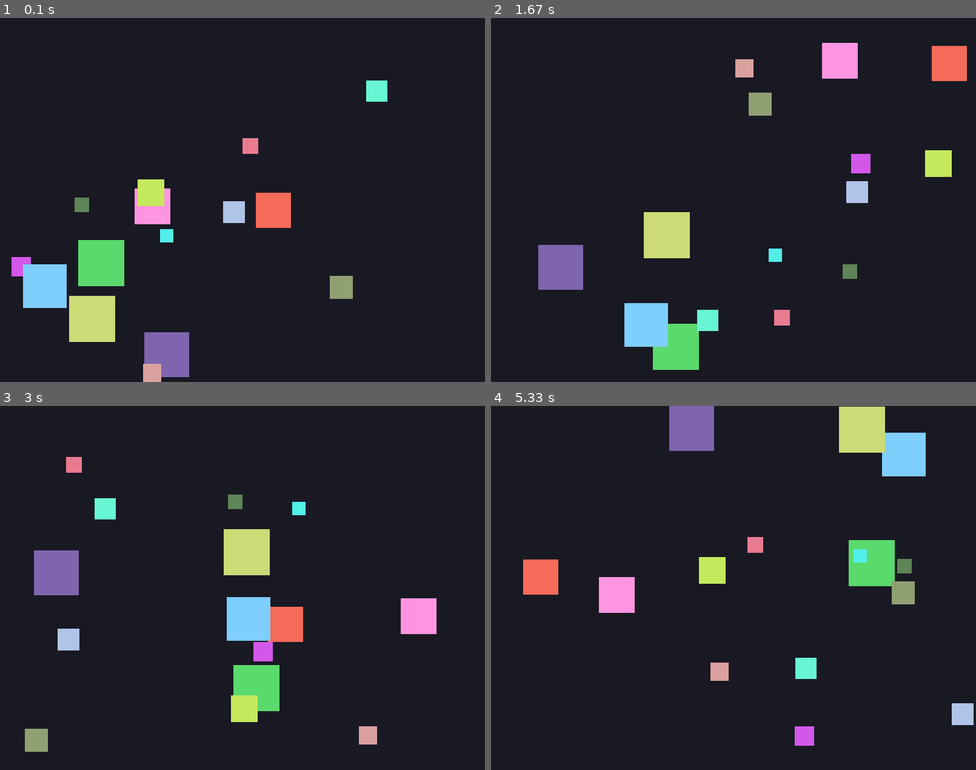
Above: before the commit, frames 1-4 (two rows, left to right).
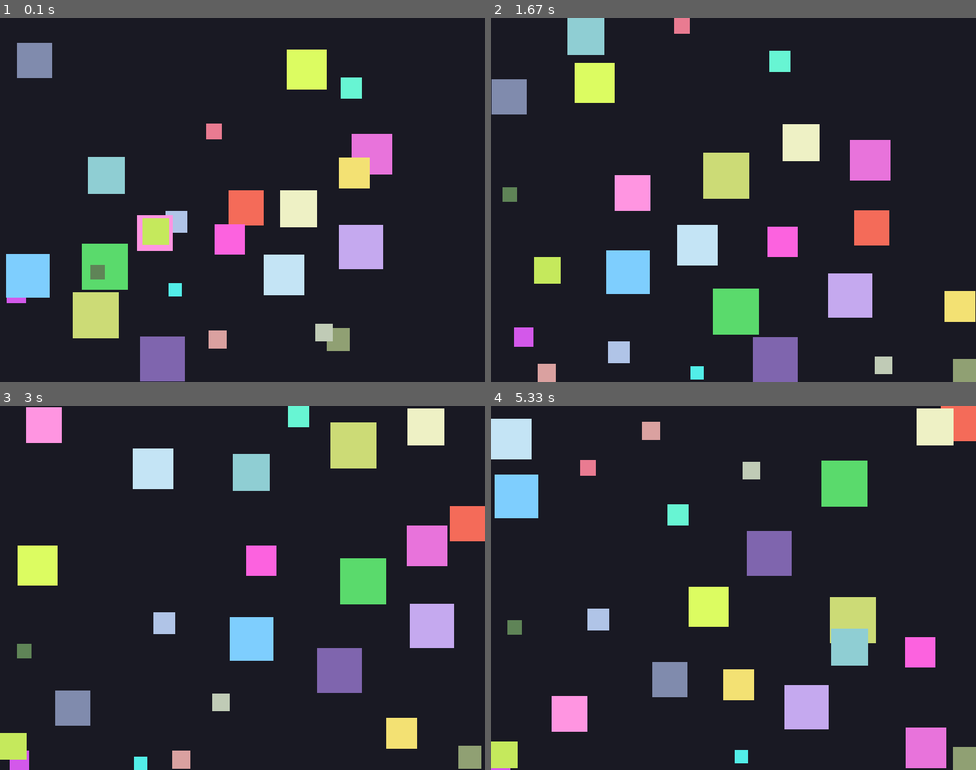
Above: after the commit, the same moments.

Repository: AbdullahSalman1/lab8-pygame
Game: pygame game, started from main_dict.py
Same seed, same stepped clock (60 frames per second), same inputs: the game is played once before the commit and once after it.
Inputs:
- Up to frame 1 (0.1 s): no input
- Up to frame 2 (1.67 s): no input
- Up to frame 3 (3 s): no input
- Up to frame 4 (5.33 s): no input

The runs differ from the first frame. In frame 1, 14% of the frame differs, in the area x 1-81%, y 6-100%; in frame 2, 22%; in frame 3, 20%; in frame 4, 22%, in the area x 0-100%, y 0-100%.

Commit message:
Fleeing functionality

Diff:
--- a/main_dict.py
+++ b/main_dict.py
@@ -1,20 +1,74 @@
+from __future__ import annotations
+
+import random
+
+import pygame
+
+
+def calculate_distance(pos1: tuple[float, float], pos2: tuple[float, float]) -> float:
+    """Calculate the distance between two positions."""
+    dx = pos1[0] - pos2[0]
+    dy = pos1[1] - pos2[1]
+    return (dx**2 + dy**2) ** 0.5
+
+
+
+
+
+
+def should_flee(small_square: dict, big_square: dict, flee_radius: float) -> bool:
+    """Determine if the small square should flee from the big square."""
+
+    small_pos = (small_square["x"] + small_square["size"] / 2, small_square["y"] + small_square["size"] / 2)
+    big_pos = (big_square["x"] + big_square["size"] / 2, big_square["y"] + big_square["size"] / 2)
+
+    distance = calculate_distance(small_pos, big_pos)
+    return distance < flee_radius
+
+
+
+
+
+
+
+
+def flee_away(small_square: dict, big_square: dict) -> None:
+    """
+    Update the small square's velocity to move away from the big square.
+    TODO: Change small_square's direction away from big_square.
+    """
+    small_pos = (small_square["x"] + small_square["size"] / 2, small_square["y"] + small_square["size"] / 2)
+    big_pos = (big_square["x"] + big_square["size"] / 2, big_square["y"] + big_square["size"] / 2)
+
+    dx = small_pos[0] - big_pos[0]
+    dy = small_pos[1] - big_pos[1]
+
+    # Normalize the direction vector
+    distance = calculate_distance(small_pos, big_pos)
+    if distance == 0:
+        return  # Avoid division by zero
+
+    norm_dx = dx / distance
+    norm_dy = dy / distance
+
+    # Scale by the small square's speed
+    speed = ((MAX_SIZE - small_square["size"]) / (MAX_SIZE - MIN_SIZE)) * (MAX_SPEED - 1) + 1
+    small_square["vx"] = norm_dx * speed
+    small_square["vy"] = norm_dy * speed
+
 """Dictionary-based Pygame demo: 10 squares move randomly on a canvas.
 
 This version uses dictionaries instead of classes/dataclasses.
 """
 
-from __future__ import annotations
-
-import random
-
-import pygame
+
 
 
 # Window and simulation constants
 WIDTH = 800
 HEIGHT = 600
-FPS = 60
-SQUARE_COUNT = 15
+FPS = 100
+SQUARE_COUNT = 25
 MIN_SIZE = 20
 MAX_SIZE = 80
 MAX_SPEED = 8  # Increase max speed for small boxes
@@ -45,6 +99,7 @@
     TODO: Prevent squares from spawning on top of each other.
     """
     size = random.randint(MIN_SIZE, MAX_SIZE)
+
     x = random.uniform(0, WIDTH - size)
     y = random.uniform(0, HEIGHT - size)
     # Speed inversely proportional to size (smaller = faster, bigger = slower)
@@ -79,7 +134,7 @@
     square["x"] += square["vx"]
     square["y"] += square["vy"]
 
-    # Horizontal bounce
+    # Horizontal bounceclesr
     if square["x"] <= 0:
         square["x"] = 0
         square["vx"] *= -1
@@ -140,6 +195,17 @@
     while running:
         running = handle_events()
 
+        # Flee logic
+        for small in squares:
+            for big in squares:
+               if small is big:
+                continue
+
+            # Only flee from bigger squares
+               if small["size"] < big["size"]:
+                    if should_flee(small, big, flee_radius=120):
+                        flee_away(small, big)
+
         for square in squares:
             update_square(square)
 
